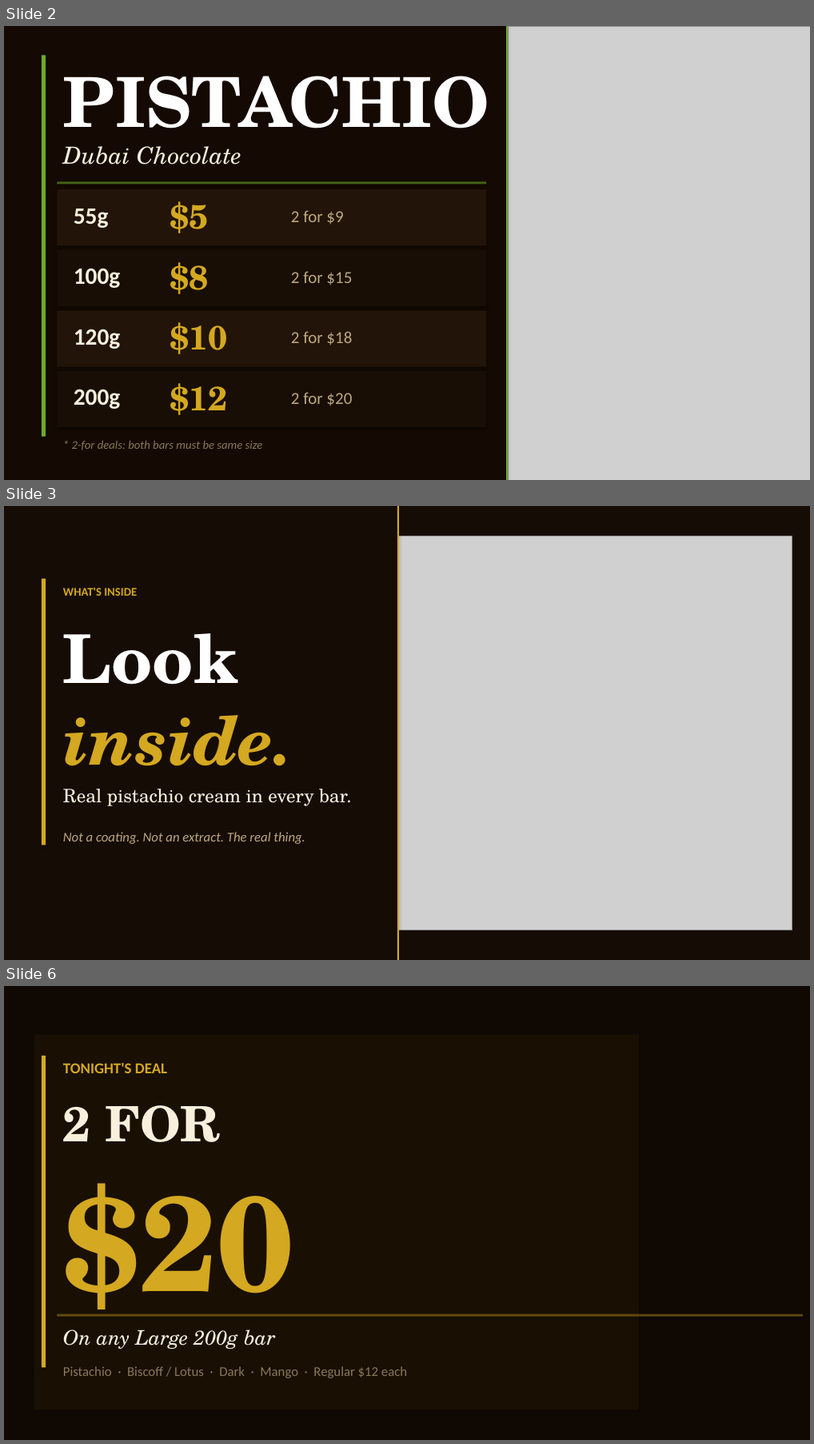
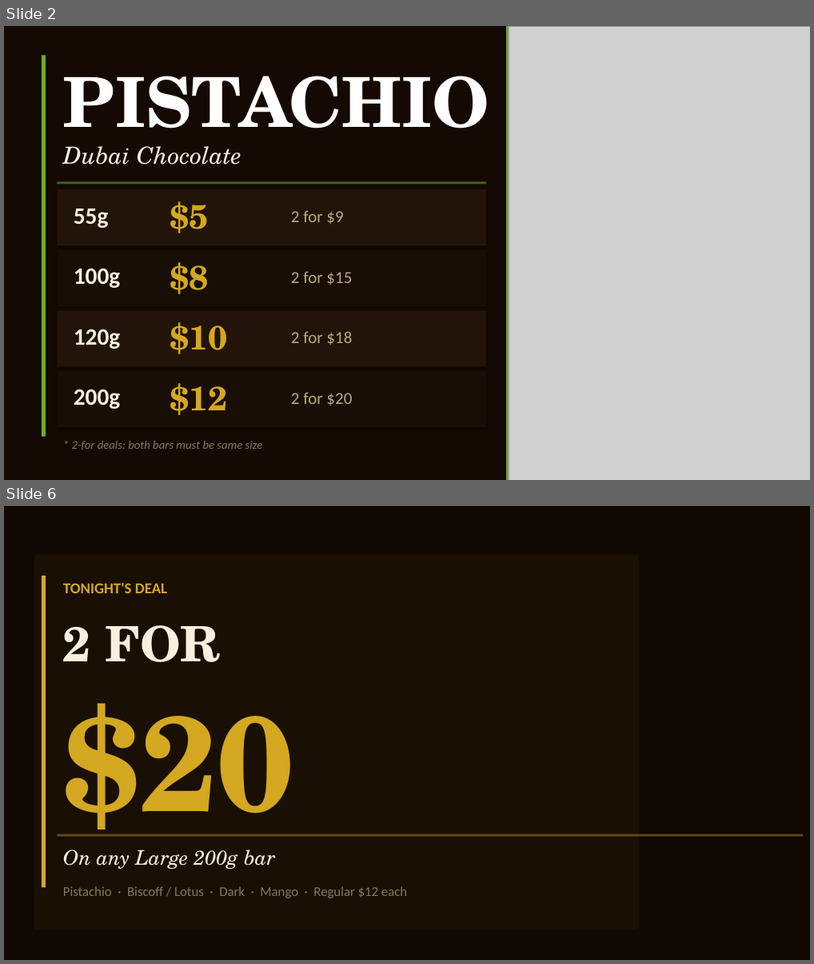
Before and after one commit to mnfadawi/hi, a slide deck: sahara-bites-fun-fair.pptx. Shown one above the other, each under a label of ours: slides 2, 3 and 6 before the commit, slides 2 and 6 after it; the slides between them are not shown. The pictures are 814x1444 and 814x964 pixels, drawn with LibreOffice and Linux fonts; fonts in the diff are those of the drawing; grey boxes stand for pictures. Boxes give left, top, right and bottom in pixels: in the first picture for what was removed or moved away, otherwise in the second. Text is boxed around its words. In the diff, an @@ line names an element or a change of style, - is before the commit and + after.

```diff
--- a/sahara-bites-fun-fair.pptx
+++ b/sahara-bites-fun-fair.pptx
@@ slide 3 removed at <box>4,506,810,960</box>, background #160C06 @@
@@ rectangle removed at <box>398,506,400,960</box> @@
@@ picture removed at <box>399,536,792,929</box> @@
@@ rectangle removed at <box>42,579,46,844</box> @@
@@ text removed at <box>63,588,137,596</box> @@
-WHAT'S INSIDE
@@ text removed at <box>63,633,238,684</box> @@
-Look
@@ text removed at <box>63,715,293,766</box> @@
-inside.
@@ text removed at <box>63,788,352,806</box> @@
-Real pistachio cream in every bar.
@@ text removed at <box>63,832,305,844</box> @@
-Not a coating. Not an extract. The real thing.
```
Also in this commit, not shown: 1 slide changed, 1 slide added.
